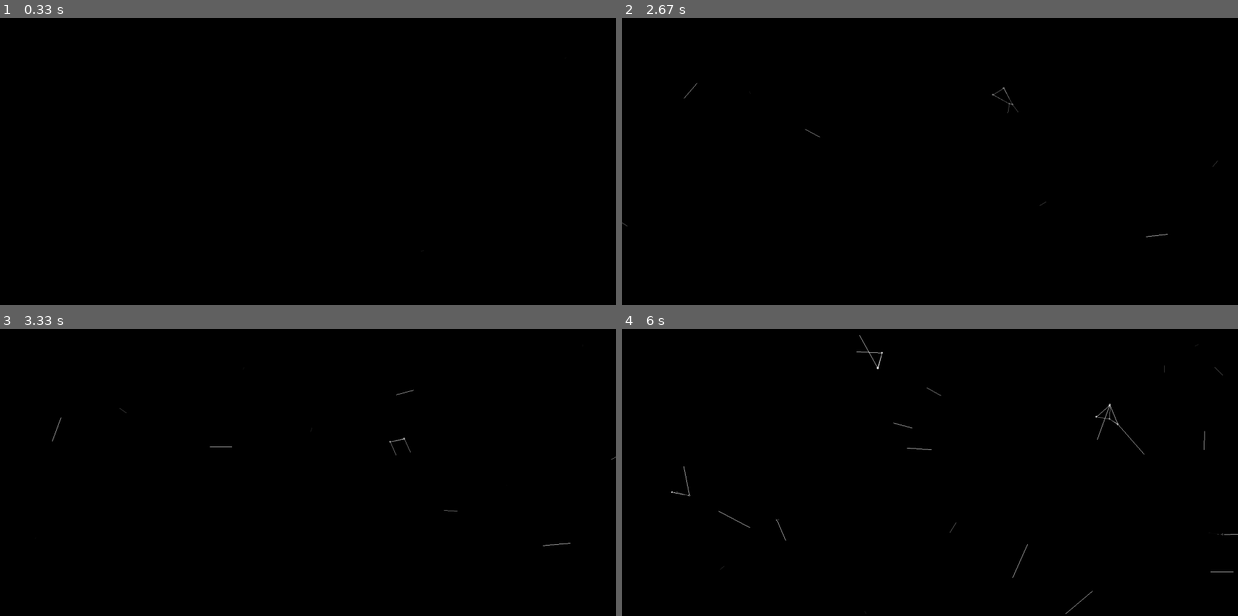
Above: before the commit, frames 1-4 (two rows, left to right).
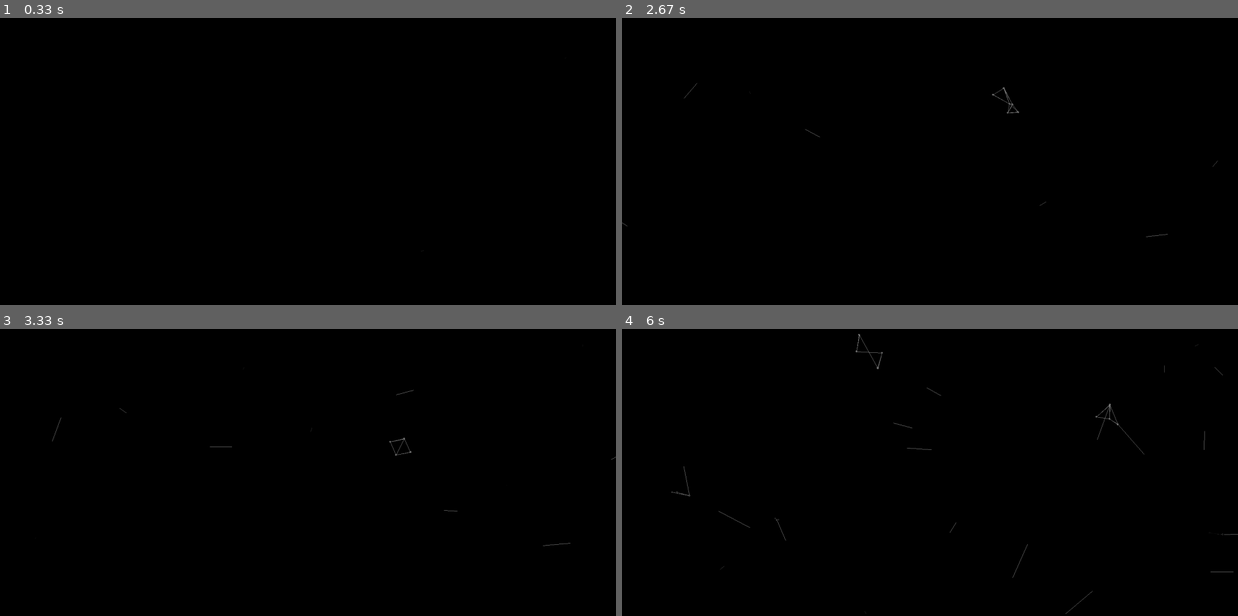
Above: after the commit, the same moments.

Repository: frost-dream/pygame-arts
Game: pygame game, started from really new file.py
The game is run twice, just before and just after one commit, with the same random seed, the same clock (stepped at 60 frames per second) and the same inputs.
Inputs (mouse positions are in pixels of both pictures, inside the frame that each line leads up to):
- Up to frame 1 (0.33 s): no input
- Up to frame 2 (2.67 s): click (739, 118) at 0.88 s; click (1157, 261) at 1.22 s; click (782, 104) at 1.55 s; click (930, 195) at 1.88 s; click (1145, 236) at 2.55 s
- Up to frame 3 (3.33 s): click (104, 501) at 2.88 s; click (129, 417) at 3.22 s
- Up to frame 4 (6 s): click (782, 521) at 3.55 s; click (1151, 538) at 3.88 s; click (745, 578) at 4.22 s; click (739, 489) at 4.55 s; click (966, 552) at 4.88 s; click (1040, 567) at 5.22 s; click (714, 572) at 5.55 s; click (776, 521) at 5.88 s

Frame 1 is identical in both runs. In frame 2, less than 0.1% of the frame differs, in the area x 10-89%, y 22-77%; in frame 3, less than 0.1%; in frame 4, 0.3%, in the area x 8-100%, y 1-100%.

Commit message:
really new file.py

Diff:
--- a/really new file.py
+++ b/really new file.py
@@ -5,43 +5,13 @@
 from pygame.event import get
 from pygame.mouse import get_pos
 from random import randint, random, uniform
-from math import sin, cos, dist, atan2
+from math import sin, cos, dist, atan2, pi
 from os import _exit
 init()
-def connect_lines(line, other_line):
-    x1 = line['x'] + line['timer'] // 5 * cos(line['angle'])
-    y1 = line['y'] + line['timer'] // 5 * sin(line['angle'])
-    x2 = other_line['x'] + other_line['timer'] // 5 * cos(other_line['angle'])
-    y2 = other_line['y'] + other_line['timer'] // 5 * sin(other_line['angle'])
-    distance = dist((line['x'], line['y']), (other_line['x'], other_line['y']))
-    if distance < 50:
-        alpha = min([255, line['timer']])
-        l(screen, (alpha, alpha, alpha), (line['x'], line['y']), (other_line['x'], other_line['y']), 1)
-        circle(screen, (alpha, alpha, alpha), (line['x'], line['y']), 2)
-        circle(screen, (alpha, alpha, alpha), (other_line['x'], other_line['y']), 2)
-        return
-    distance = dist((line['x'], line['y']), (x2, y2))
-    if distance < 50:
-        alpha = min([255, line['timer']])
-        l(screen, (alpha, alpha, alpha), (line['x'], line['y']), (x2, y2), 1)
-        circle(screen, (alpha, alpha, alpha), (line['x'], line['y']), 2)
-        circle(screen, (alpha, alpha, alpha), (x2, y2), 2)
-        return
-    distance = dist((x1, y1), (x2, y2))
-    if distance < 50:
-        alpha = min([255, line['timer']])
-        l(screen, (alpha, alpha, alpha), (x1, y1), (x2, y2), 1)
-        circle(screen, (alpha, alpha, alpha), (x1, y1), 2)
-        circle(screen, (alpha, alpha, alpha), (x2, y2), 2)
-        return
-    distance = dist((x1, y1), (other_line['x'], other_line['y']))
-    if distance < 50:
-        alpha = min([255, line['timer']])
-        l(screen, (alpha, alpha, alpha), (x1, y1), (other_line['x'], other_line['y']), 1)
-        circle(screen, (alpha, alpha, alpha), (x1, y1), 2)
-        circle(screen, (alpha, alpha, alpha), (other_line['x'], other_line['y']), 2)
 lines = []
-screen = set_mode((1500, 700))
+width = 1500
+height = 700
+screen = set_mode((width, height))
 clock = Clock()
 while True:
     for event in get():
@@ -49,24 +19,52 @@
             _exit(0)
     screen.fill((0, 0, 0))
     if random() < 0.07:
-        lines.append({'x': randint(0, 1500),'y': randint(0, 700), 'fade-out': False, 'angle': uniform(0, 2 * 3.141592653589793), 'timer': 1, 'rotation_speed': uniform(-0.01, 0.01)})
+        lines.append({'x': randint(0, width),'y': randint(0, height), 'fade-out': False, 'angle': uniform(0, 2 * pi), 'timer': 1, 'rotation_speed': uniform(-0.01, 0.01)})
+    temp = 0
     for line in lines:
         line['angle'] += line['rotation_speed']
-        if line['angle'] > 2 * 3.141592653589793:
-            line['angle'] -= 2 * 3.141592653589793
+        if line['angle'] > 2 * pi:
+            line['angle'] -= 2 * pi
         if line['timer'] == 0:
             lines.remove(line)
             continue
-        alpha = min([255, line['timer']])
+        alpha = min([120, line['timer']])
         end_x = line['x'] + line['timer'] // 5 * cos(line['angle'])
         end_y = line['y'] + line['timer'] // 5 * sin(line['angle'])
         l(screen, (alpha, alpha, alpha), (line['x'], line['y']), (end_x, end_y), 1)
         for other_line in lines:
             if line != other_line:
-                connect_lines(line, other_line)
+                x1 = line['x'] + line['timer'] // 5 * cos(line['angle'])
+                y1 = line['y'] + line['timer'] // 5 * sin(line['angle'])
+                x2 = other_line['x'] + other_line['timer'] // 5 * cos(other_line['angle'])
+                y2 = other_line['y'] + other_line['timer'] // 5 * sin(other_line['angle'])
+                distance = dist((line['x'], line['y']), (other_line['x'], other_line['y']))
+                if distance < 50:
+                    alpha = min([120, line['timer']])
+                    l(screen, (alpha, alpha, alpha), (line['x'], line['y']), (other_line['x'], other_line['y']), 1)
+                    circle(screen, (alpha, alpha, alpha), (line['x'], line['y']), 2)
+                    circle(screen, (alpha, alpha, alpha), (other_line['x'], other_line['y']), 2)
+                distance = dist((line['x'], line['y']), (x2, y2))
+                if distance < 50:
+                    alpha = min([120, line['timer']])
+                    l(screen, (alpha, alpha, alpha), (line['x'], line['y']), (x2, y2), 1)
+                    circle(screen, (alpha, alpha, alpha), (line['x'], line['y']), 2)
+                    circle(screen, (alpha, alpha, alpha), (x2, y2), 2)
+                distance = dist((x1, y1), (x2, y2))
+                if distance < 50:
+                    alpha = min([120, line['timer']])
+                    l(screen, (alpha, alpha, alpha), (x1, y1), (x2, y2), 1)
+                    circle(screen, (alpha, alpha, alpha), (x1, y1), 2)
+                    circle(screen, (alpha, alpha, alpha), (x2, y2), 2)
+                distance = dist((x1, y1), (other_line['x'], other_line['y']))
+                if distance < 50:
+                    alpha = min([120, line['timer']])
+                    l(screen, (alpha, alpha, alpha), (x1, y1), (other_line['x'], other_line['y']), 1)
+                    circle(screen, (alpha, alpha, alpha), (x1, y1), 2)
+                    circle(screen, (alpha, alpha, alpha), (other_line['x'], other_line['y']), 2)
         line['x'] += cos(line['angle'])
         line['y'] += sin(line['angle'])
-        if line['x'] < 0 or line['x'] > 1500 or line['y'] < 0 or line['y'] > 700:
+        if line['x'] < 0 or line['x'] > width or line['y'] < 0 or line['y'] > height:
             lines.remove(line)
             continue
         if line['timer'] > 500:
@@ -78,6 +76,10 @@
         mouse_x, mouse_y = get_pos()
         distance_to_mouse = dist((line['x'], line['y']), (mouse_x, mouse_y))
         if distance_to_mouse < 100:
+            if temp > 50:
+                lines.remove(line)
+            else:
+                temp += 1
             line['fade-out'] = False
             angle_to_mouse = atan2(mouse_y - line['y'], mouse_x - line['x'])
             line['x'] += cos(angle_to_mouse) * 5
